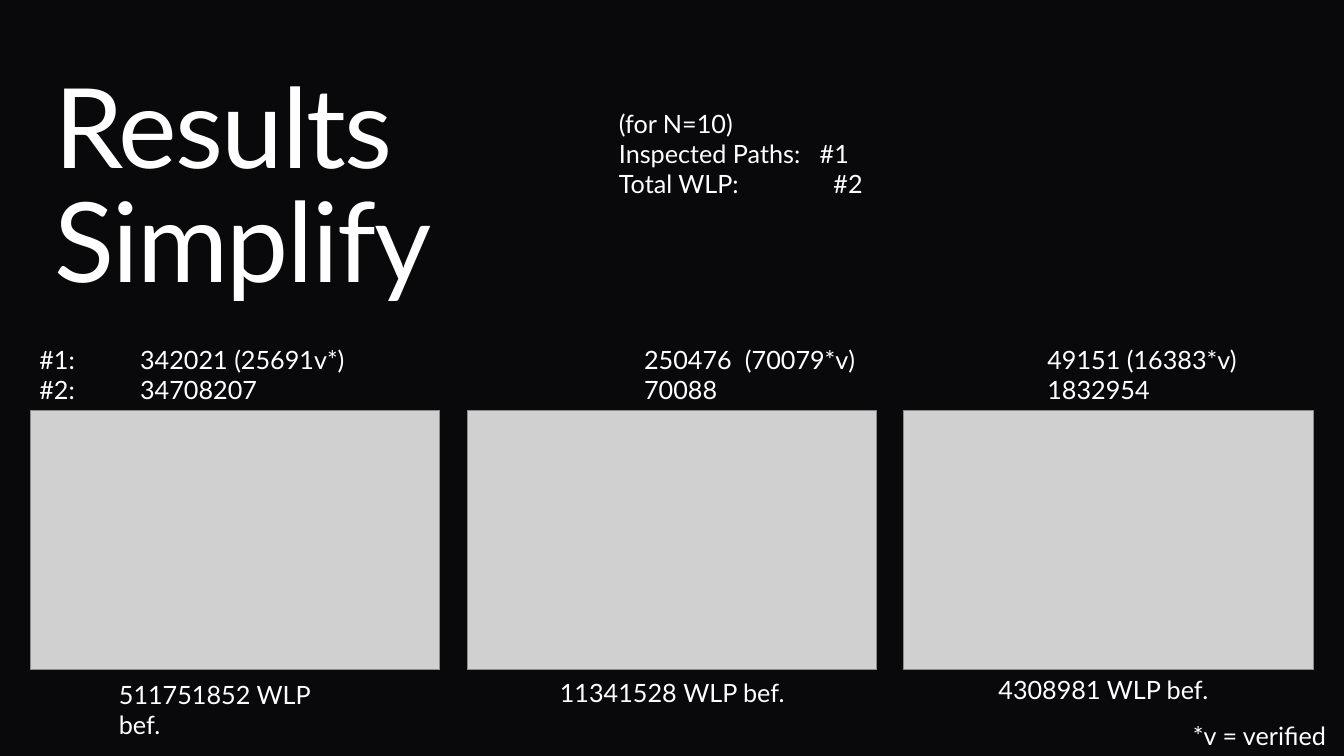
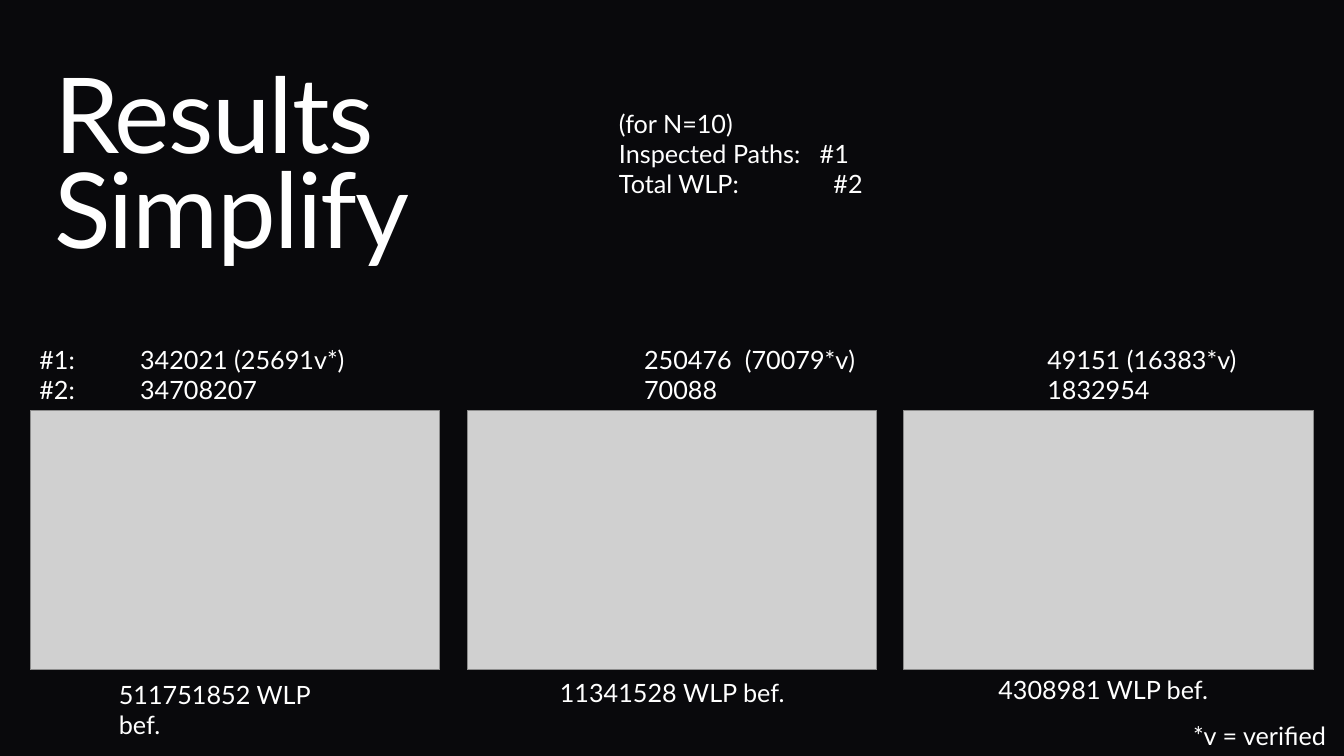
Before and after one commit to JariKanarie/gclparser-master_PSAV, a slide deck: slide 5 of docs/End_Presentation.pptx. Drawn at 1344x756 pixels with LibreOffice and Linux fonts; fonts in the diff are those of the drawing; grey boxes stand for pictures; background and template pictures are left out. Boxes give left, top, right and bottom in pixels: in the first picture for what was removed or moved away, otherwise in the second. Text is boxed around its words. In the diff, an @@ line names an element or a change of style, - is before the commit and + after.

```diff
--- a/docs/End_Presentation.pptx
+++ b/docs/End_Presentation.pptx
@@ title "Results Simplify" at <box>54,76,410,266</box>: size 79.2 to 74.8 pt; line spacing 0.85 to 0.75 @@
```
Also in this commit, not shown: 4 other slides changed, 1 slide added, 1 slide removed.
